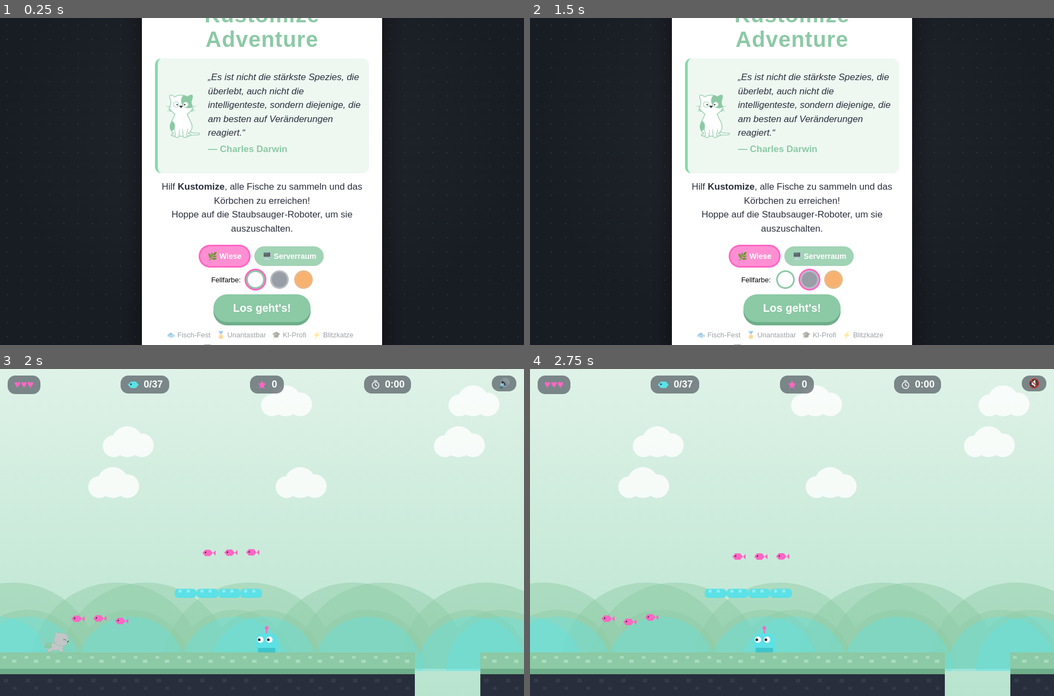
Above: before the commit, frames 1-4 (two rows, left to right).
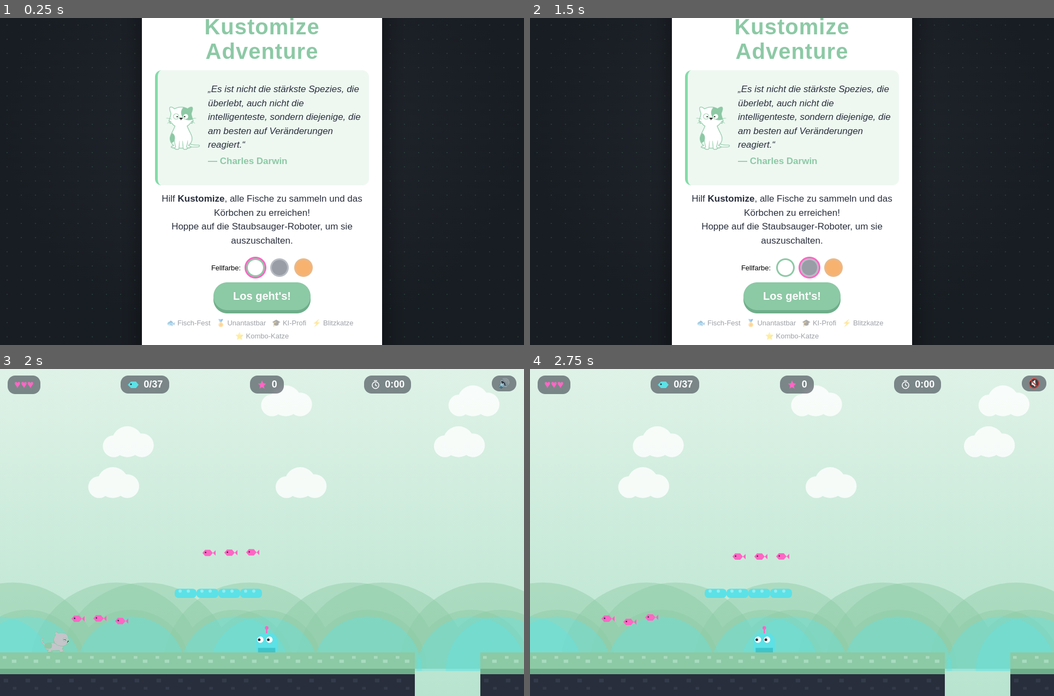
Above: after the commit, the same moments.

Repository: kustomizeIT/mietzgame
Game: browser game, page index.html
Same seed, same stepped clock (60 frames per second), same inputs: the game is played once before the commit and once after it.
Inputs:
- Up to frame 1 (0.25 s): no input
- Up to frame 2 (1.5 s): click "Grau" at 1.27 s
- Up to frame 3 (2 s): click "Los geht's!" at 1.87 s
- Up to frame 4 (2.75 s): click "🔊" at 2.02 s

The runs differ from the first frame. In frame 1, 9.2% of the frame differs, in the area x 29-70%, y 0-100%; in frame 2, 9.1%; in frame 3, nothing differs; in frame 4, nothing differs.

Commit message:
Remove Serverraum level per customer feedback (rollback to single Wiese level), keep all working features
Co-authored-by: kustomizeIT <kustomizeIT@users.noreply.github.com>

Diff:
--- a/game.template.html
+++ b/game.template.html
@@ -111,10 +111,6 @@
       <span class="who">&mdash; Charles Darwin</span></p>
     </div>
     <p>Hilf <b>Kustomize</b>, alle Fische zu sammeln und das K&ouml;rbchen zu erreichen!<br>Hoppe auf die Staubsauger-Roboter, um sie auszuschalten.</p>
-    <div style="display:flex; gap:10px; justify-content:center; margin:8px 0;">
-      <button class="btn" id="lvlBtn0" onclick="setSelLevel(0)" onpointerdown="setSelLevel(0)" style="font-size:14px; padding:10px 14px;">&#127807; Wiese</button>
-      <button class="btn" id="lvlBtn1" onclick="setSelLevel(1)" onpointerdown="setSelLevel(1)" style="font-size:14px; padding:10px 14px;">&#128421;&#65039; Serverraum</button>
-    </div>
     <div style="display:flex; gap:10px; justify-content:center; align-items:center; margin:4px 0 10px;">
       <span style="font-size:13px;">Fellfarbe:</span>
       <button id="furW" style="width:34px;height:34px;border-radius:50%;border:3px solid #8CC9A5;background:#fff;cursor:pointer;padding:0;" title="Wei&szlig;"></button>
@@ -353,11 +349,9 @@
 }
 bindBtn("leftBtn", "left"); bindBtn("rightBtn", "right"); bindBtn("jumpBtn", "jump");
 
-document.getElementById("startBtn").addEventListener("click", function () {
-  startGame(typeof autoLevel !== "undefined" && autoLevel >= 0 ? autoLevel : selLevel);
-});
-document.getElementById("winRestart").addEventListener("click", () => startGame(curLevel));
-document.getElementById("overRestart").addEventListener("click", () => startGame(curLevel));
+document.getElementById("startBtn").addEventListener("click", () => startGame());
+document.getElementById("winRestart").addEventListener("click", () => startGame());
+document.getElementById("overRestart").addEventListener("click", () => startGame());
 
 function spawnDust(n, big) {
   for (let i = 0; i < n; i++) player.dust.push({
@@ -653,20 +647,6 @@
   camX += (target - camX) * Math.min(1, dt * 6);
 }
 
-window.setSelLevel = setSelLevel;
-function setSelLevel(l) {
-  selLevel = l;
-  var ids = ["lvlBtn0", "lvlBtn1"];
-  for (var i = 0; i < ids.length; i++) {
-    var b = document.getElementById(ids[i]);
-    var on = (i === l);
-    b.style.boxShadow = on ? "0 0 0 3px #FF66C4" : "none";
-    b.style.background = on ? "#ff8fd2" : "";
-    b.style.opacity = on ? "1" : ".82";
-  }
-}
-document.getElementById("lvlBtn0").addEventListener("click", () => setSelLevel(0));
-document.getElementById("lvlBtn1").addEventListener("click", () => setSelLevel(1));
 function setFur(f) {
   furSel = f;
   for (const k in tintedCache) delete tintedCache[k];
@@ -696,7 +676,6 @@
   { id: "flawless", icon: "\u{1F3C5}", name: "Unantastbar", desc: "Ziel ohne Lebenverlust erreicht" },
   { id: "quiz", icon: "\u{1F393}", name: "KI-Profi", desc: "3+ Quizfragen gestellt \u2013 alle richtig" },
   { id: "speed", icon: "\u26A1", name: "Blitzkatze", desc: "Wiese in unter 90 Sekunden" },
-  { id: "boss", icon: "\u{1F5A5}\uFE0F", name: "Legacy besiegt", desc: "Den Endgegner im Serverraum besiegt" },
   { id: "combo", icon: "\u2B50", name: "Kombo-Katze", desc: "5er-Fisch-Kombo geschafft" }
 ];
 function getAch() {
@@ -1126,22 +1105,9 @@
     last = now;
     update(dt);
     draw();
-    setSelLevel(0);
-setFur(furSel);
+    setFur(furSel);
 renderAch();
-var lvlParam = -1, autoLevel = -1;
-try {
-  var m = /level=(1|2)/.exec(String(location.search || ""));
-  if (m) lvlParam = parseInt(m[1], 10) - 1;
-} catch (e) {}
-if (lvlParam === 0 || lvlParam === 1) {
-  setSelLevel(lvlParam);
-} else {
-  setSelLevel(0);
-}
 requestAnimationFrame(loop);
-autoLevel = (lvlParam === 0 || lvlParam === 1) ? lvlParam : -1;
-if (autoLevel >= 0) startGame(autoLevel);
   } catch (e) {
     if (!loopBroken) {
       loopBroken = true;
@@ -1152,22 +1118,9 @@
     }
   }
 }
-setSelLevel(0);
 setFur(furSel);
 renderAch();
-var lvlParam = -1, autoLevel = -1;
-try {
-  var m = /level=(1|2)/.exec(String(location.search || ""));
-  if (m) lvlParam = parseInt(m[1], 10) - 1;
-} catch (e) {}
-if (lvlParam === 0 || lvlParam === 1) {
-  setSelLevel(lvlParam);
-} else {
-  setSelLevel(0);
-}
 requestAnimationFrame(loop);
-autoLevel = (lvlParam === 0 || lvlParam === 1) ? lvlParam : -1;
-if (autoLevel >= 0) startGame(autoLevel);
 </script>
 </body>
 </html>
--- a/index.html
+++ b/index.html
@@ -111,10 +111,6 @@
       <span class="who">&mdash; Charles Darwin</span></p>
     </div>
     <p>Hilf <b>Kustomize</b>, alle Fische zu sammeln und das K&ouml;rbchen zu erreichen!<br>Hoppe auf die Staubsauger-Roboter, um sie auszuschalten.</p>
-    <div style="display:flex; gap:10px; justify-content:center; margin:8px 0;">
-      <button class="btn" id="lvlBtn0" onclick="setSelLevel(0)" onpointerdown="setSelLevel(0)" style="font-size:14px; padding:10px 14px;">&#127807; Wiese</button>
-      <button class="btn" id="lvlBtn1" onclick="setSelLevel(1)" onpointerdown="setSelLevel(1)" style="font-size:14px; padding:10px 14px;">&#128421;&#65039; Serverraum</button>
-    </div>
     <div style="display:flex; gap:10px; justify-content:center; align-items:center; margin:4px 0 10px;">
       <span style="font-size:13px;">Fellfarbe:</span>
       <button id="furW" style="width:34px;height:34px;border-radius:50%;border:3px solid #8CC9A5;background:#fff;cursor:pointer;padding:0;" title="Wei&szlig;"></button>
@@ -183,22 +179,7 @@
 "   fff                                                                  m                             ===                                 ===                             ",
 "  P         e               e               e                 e                 e                 e                 e               e               e                 G   ",
 "###################   #############    #############    #############       #############    #############    #############    #############    #############   ##########",
-"###################   #############    #############    #############       #############    #############    #############    #############    #############   ##########"],
-["                                                                                                                                                                                                        ",
-"                                                                                                                                                                                                        ",
-"                                                                                                                                                                                                        ",
-"                                                                                                                                                                                                        ",
-"                                                                                                                                                                                                        ",
-"                           f                              f                               f                                f                              f                                f            ",
-"                                         f                             f                                f                             f                               f                                 ",
-"          f          f    ===                         f  ===                          f  ====                         f   ===                        f   ===                         f    ===           ",
-"          ===                       f   ====   f              f       ===   f                    f     ===   f                   f   ===   f                    f    ===   f                    f       ",
-"                    ====                             ===                             ===                             ===                            ===                             ====                ",
-"     ====                          ===        ===            ===  m        ===                  ===         ===                 ===       ===                  ===        ===                  ===      ",
-"      ff                       m                                                                                 m                              m                                                       ",
-"  P            e                      e                     e                         e                   e                              e                              e                   B        G  ",
-"###############   ############   ###############   ##############   ############   #############   #############   ############   #############   #############   #############   ######################",
-"###############   ############   ###############   ##############   ############   #############   #############   ############   #############   #############   #############   ######################"]
+"###################   #############    #############    #############       #############    #############    #############    #############    #############   ##########"]
 ];
 let LEVEL = LEVELS[0];
 let curLevel = 0;
@@ -384,11 +365,9 @@
 }
 bindBtn("leftBtn", "left"); bindBtn("rightBtn", "right"); bindBtn("jumpBtn", "jump");
 
-document.getElementById("startBtn").addEventListener("click", function () {
-  startGame(typeof autoLevel !== "undefined" && autoLevel >= 0 ? autoLevel : selLevel);
-});
-document.getElementById("winRestart").addEventListener("click", () => startGame(curLevel));
-document.getElementById("overRestart").addEventListener("click", () => startGame(curLevel));
+document.getElementById("startBtn").addEventListener("click", () => startGame());
+document.getElementById("winRestart").addEventListener("click", () => startGame());
+document.getElementById("overRestart").addEventListener("click", () => startGame());
 
 function spawnDust(n, big) {
   for (let i = 0; i < n; i++) player.dust.push({
@@ -684,20 +663,6 @@
   camX += (target - camX) * Math.min(1, dt * 6);
 }
 
-window.setSelLevel = setSelLevel;
-function setSelLevel(l) {
-  selLevel = l;
-  var ids = ["lvlBtn0", "lvlBtn1"];
-  for (var i = 0; i < ids.length; i++) {
-    var b = document.getElementById(ids[i]);
-    var on = (i === l);
-    b.style.boxShadow = on ? "0 0 0 3px #FF66C4" : "none";
-    b.style.background = on ? "#ff8fd2" : "";
-    b.style.opacity = on ? "1" : ".82";
-  }
-}
-document.getElementById("lvlBtn0").addEventListener("click", () => setSelLevel(0));
-document.getElementById("lvlBtn1").addEventListener("click", () => setSelLevel(1));
 function setFur(f) {
   furSel = f;
   for (const k in tintedCache) delete tintedCache[k];
@@ -727,7 +692,6 @@
   { id: "flawless", icon: "\u{1F3C5}", name: "Unantastbar", desc: "Ziel ohne Lebenverlust erreicht" },
   { id: "quiz", icon: "\u{1F393}", name: "KI-Profi", desc: "3+ Quizfragen gestellt \u2013 alle richtig" },
   { id: "speed", icon: "\u26A1", name: "Blitzkatze", desc: "Wiese in unter 90 Sekunden" },
-  { id: "boss", icon: "\u{1F5A5}\uFE0F", name: "Legacy besiegt", desc: "Den Endgegner im Serverraum besiegt" },
   { id: "combo", icon: "\u2B50", name: "Kombo-Katze", desc: "5er-Fisch-Kombo geschafft" }
 ];
 function getAch() {
@@ -1157,22 +1121,9 @@
     last = now;
     update(dt);
     draw();
-    setSelLevel(0);
-setFur(furSel);
+    setFur(furSel);
 renderAch();
-var lvlParam = -1, autoLevel = -1;
-try {
-  var m = /level=(1|2)/.exec(String(location.search || ""));
-  if (m) lvlParam = parseInt(m[1], 10) - 1;
-} catch (e) {}
-if (lvlParam === 0 || lvlParam === 1) {
-  setSelLevel(lvlParam);
-} else {
-  setSelLevel(0);
-}
 requestAnimationFrame(loop);
-autoLevel = (lvlParam === 0 || lvlParam === 1) ? lvlParam : -1;
-if (autoLevel >= 0) startGame(autoLevel);
   } catch (e) {
     if (!loopBroken) {
       loopBroken = true;
@@ -1183,22 +1134,9 @@
     }
   }
 }
-setSelLevel(0);
 setFur(furSel);
 renderAch();
-var lvlParam = -1, autoLevel = -1;
-try {
-  var m = /level=(1|2)/.exec(String(location.search || ""));
-  if (m) lvlParam = parseInt(m[1], 10) - 1;
-} catch (e) {}
-if (lvlParam === 0 || lvlParam === 1) {
-  setSelLevel(lvlParam);
-} else {
-  setSelLevel(0);
-}
 requestAnimationFrame(loop);
-autoLevel = (lvlParam === 0 || lvlParam === 1) ? lvlParam : -1;
-if (autoLevel >= 0) startGame(autoLevel);
 </script>
 </body>
 </html>
Not shown, changed: DOKUMENTATION.md
